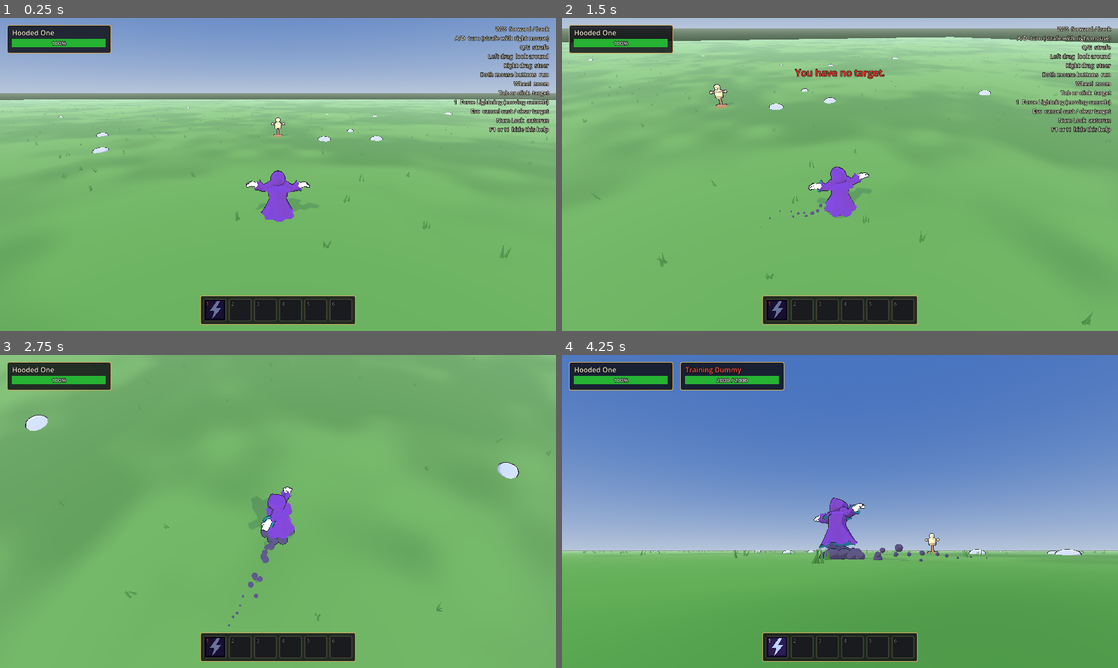
Above: before the commit, frames 1-4 (two rows, left to right).
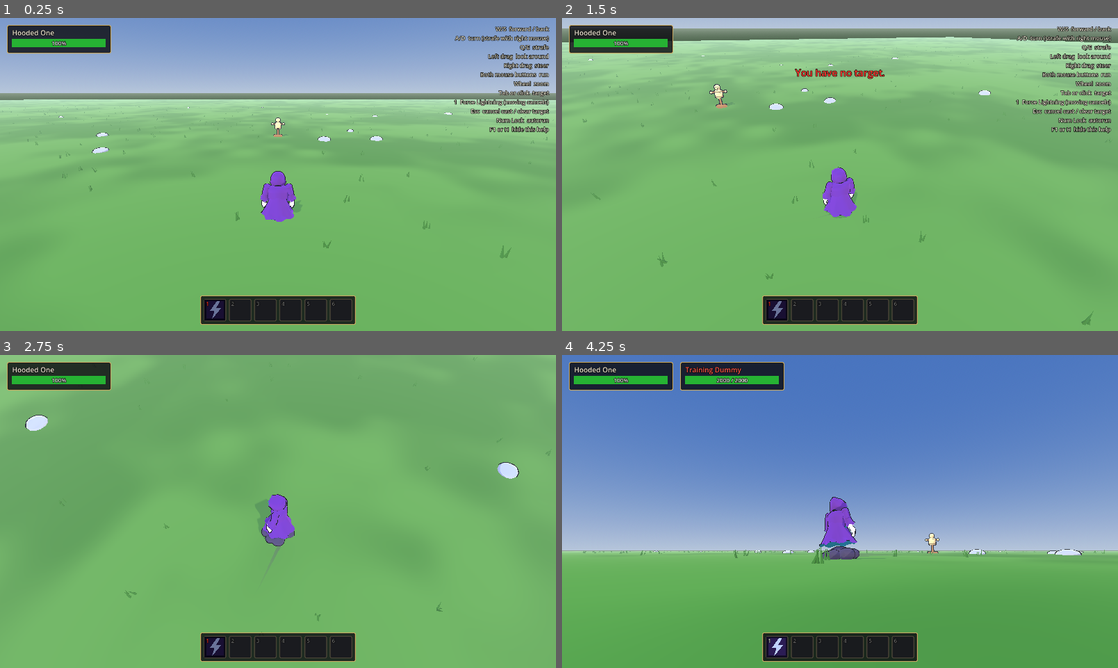
Above: after the commit, the same moments.

Repository: Kmad666/tab-target-test
Game: Godot game, scene res://scenes/main.tscn
The game is run twice, just before and just after one commit, with the same random seed, the same clock (stepped at 60 frames per second) and the same inputs.
Inputs (mouse positions are in pixels of both pictures, inside the frame that each line leads up to):
- Up to frame 1 (0.25 s): no input
- Up to frame 2 (1.5 s): tap Enter at 0.5 s; move the mouse to (962, 158) at 0.52 s; hold E (strafe_right) 0.53-1.25 s; hold 1 (spell_1) 0.53-1.25 s; click (962, 158) at 0.67 s; drag from (728, 190) to (812, 237) at 1.27 s
- Up to frame 3 (2.75 s): move the mouse to (333, 442) at 2.02 s; hold E (strafe_right) from 2.03 s (still down); tap H at 2.1 s
- Up to frame 4 (4.25 s): release E (strafe_right) at 2.75 s; drag from (812, 574) to (673, 464) at 2.77 s; move the mouse to (1006, 558) at 3.52 s; hold Q (strafe_left) from 3.53 s (still down); hold Tab (target_next) from 3.53 s (still down)

The runs differ from the first frame. In frame 1, 0.3% of the frame differs, in the area x 44-56%, y 48-62%; in frame 2, 0.3%; in frame 3, 0.4%; in frame 4, 0.6%, in the area x 45-77%, y 45-66%.

Commit message:
Refine the sorcerer: static cloud, tattered hood, relaxed pose
- Hover cloud is now one merged, still mesh with a thin fading trail
  instead of animated puffs and particles
- Hood face area is solid black; the opening has a ragged edge with a
  tattered teal lining
- Removed the shoulder shawl; broader shoulders and arms set wider so
  the casting arm clears the body and hood
- Idle pose is now relaxed with arms at the sides

Co-Authored-By: Claude Opus 5.5 <noreply@anthropic.com>
Claude-Session: https://claude.ai/code/session_01EAoqZAyhY1NZjNSUqSEYbL

Diff:
--- /dev/null
+++ b/scripts/cloud_trail.gd
@@ -0,0 +1,66 @@
+class_name CloudTrail
+extends MeshInstance3D
+## A thin wispy ribbon left behind the hover cloud. It records a few recent positions
+## of `source` and draws one camera-facing strip through them that thins and fades out.
+
+const LIFETIME := 0.45
+const SPACING := 0.12
+
+var source: Node3D
+var emitting := false
+var width := 0.1
+var color := Color(0.4, 0.34, 0.5, 0.45)
+
+var _points: Array = []          # each entry: [position: Vector3, age: float]
+var _im := ImmediateMesh.new()
+var _mat := StandardMaterial3D.new()
+
+
+func _ready() -> void:
+	top_level = true
+	global_transform = Transform3D.IDENTITY
+	mesh = _im
+	cast_shadow = GeometryInstance3D.SHADOW_CASTING_SETTING_OFF
+	_mat.shading_mode = BaseMaterial3D.SHADING_MODE_UNSHADED
+	_mat.transparency = BaseMaterial3D.TRANSPARENCY_ALPHA
+	_mat.vertex_color_use_as_albedo = true
+	_mat.cull_mode = BaseMaterial3D.CULL_DISABLED
+
+
+func _process(delta: float) -> void:
+	for p in _points:
+		p[1] += delta
+	while not _points.is_empty() and _points[0][1] > LIFETIME:
+		_points.pop_front()
+	var head := Vector3.ZERO
+	if emitting and source != null:
+		head = source.global_position
+		if _points.is_empty() or (_points[-1][0] as Vector3).distance_to(head) > SPACING:
+			_points.append([head, 0.0])
+
+	_im.clear_surfaces()
+	var pts := _points.duplicate()
+	if emitting and source != null:
+		pts.append([head, 0.0])
+	if pts.size() < 2:
+		return
+	var cam := get_viewport().get_camera_3d()
+	if cam == null:
+		return
+	_im.surface_begin(Mesh.PRIMITIVE_TRIANGLE_STRIP, _mat)
+	var n := pts.size()
+	for i in n:
+		var p: Vector3 = pts[i][0]
+		var life := 1.0 - clampf(pts[i][1] / LIFETIME, 0.0, 1.0)
+		var seg: Vector3 = (pts[mini(i + 1, n - 1)][0] - pts[maxi(i - 1, 0)][0])
+		if seg.length_squared() < 1e-6:
+			seg = Vector3.FORWARD
+		var side := seg.normalized().cross((cam.global_position - p).normalized()).normalized()
+		var w := width * life
+		var c := color
+		c.a *= life
+		_im.surface_set_color(c)
+		_im.surface_add_vertex(p + side * w)
+		_im.surface_set_color(c)
+		_im.surface_add_vertex(p - side * w)
+	_im.surface_end()
--- a/scripts/player.gd
+++ b/scripts/player.gd
@@ -41,8 +41,7 @@
 var _hood: Node3D
 var _arms := {}
 var _cloud_root: Node3D
-var _puffs: Array = []
-var _cloud: CPUParticles3D
+var _trail: CloudTrail
 var _eye_mat: StandardMaterial3D
 
 
@@ -244,6 +243,7 @@
 const ROBE_COLOR := Color(0.36, 0.14, 0.55)
 const LINING_COLOR := Color(0.06, 0.42, 0.5)
 const EYE_COLOR := Color(1.0, 0.1, 0.05)
+const SHOULDER_X := 0.46
 
 
 func _process(delta: float) -> void:
@@ -254,15 +254,15 @@
 	var cb := smoothstep(0.0, 1.0, _cast_blend)
 	var hv := smoothstep(0.0, 1.0, _hover)
 
-	# Slightly stooped, scheming posture; leans in while casting.
+	# Slightly stooped; leans in while casting.
 	var breath := sin(_t * 1.6)
-	var lean := lerpf(0.14, 0.3, cb)
+	var lean := lerpf(0.12, 0.28, cb)
 	_torso.rotation.x = -(lean + breath * 0.02)
 	_hood.rotation.x = lean * 0.55 + breath * 0.015
-	_hood.rotation.z = sin(_t * 0.7) * 0.07 * (1.0 - cb)
-
-	# Hover on the dark cloud while moving.
-	_body.position.y = hv * 0.5 + sin(_t * 2.4) * 0.05 * hv
+	_hood.rotation.z = sin(_t * 0.7) * 0.05 * (1.0 - cb)
+
+	# Ride the cloud while moving. The cloud itself is one static mesh that just grows in.
+	_body.position.y = hv * 0.5
 	var k := 1.0 - exp(-6.0 * delta)
 	_lean_fwd = lerpf(_lean_fwd, -_move_local.z, k)
 	_lean_side = lerpf(_lean_side, _move_local.x, k)
@@ -270,17 +270,13 @@
 	_model.rotation.z = -0.12 * _lean_side * hv
 	_cloud_root.visible = _hover > 0.01
 	_cloud_root.scale = Vector3.ONE * maxf(hv, 0.001)
-	_cloud_root.rotation.y += delta * 1.2
-	for i in _puffs.size():
-		var puff: MeshInstance3D = _puffs[i]
-		puff.scale = puff.get_meta("base") * (1.0 + 0.13 * sin(_t * 3.2 + i * 1.7))
-	_cloud.emitting = _hover > 0.05
+	_trail.emitting = _hover > 0.5
 
 	# Eyes burn brighter while casting.
 	var eye_energy := lerpf(2.5, 5.0, cb) + sin(_t * 30.0) * 0.5 * cb
 	_eye_mat.albedo_color = EYE_COLOR * eye_energy
 
-	# Arms: "behold" pose with wiggling fingers; right hand points at the target when casting.
+	# Arms: relaxed at his sides; right hand points at the target when casting.
 	var aim_pitch := 0.0
 	var right: Dictionary = _arms["right"]
 	if is_instance_valid(target) and target.has_method("get_hit_point"):
@@ -294,28 +290,29 @@
 		var cast: Dictionary
 		if side_name == "right":
 			var tremble := sin(_t * 41.0) * 0.02
-			cast = {"sh": Vector3(PI / 2.0 + lean + aim_pitch + tremble, 0.0, -0.1),
-					"el": Vector3(0.04, 0.0, 0.0), "wr": Vector3(0.05, 0.0, 0.0),
+			cast = {"sh": Vector3(PI / 2.0 + lean + aim_pitch + tremble, 0.0, 0.14),
+					"el": Vector3(0.04, 0.0, -0.14), "wr": Vector3(0.05, 0.0, 0.0),
 					"idx": 0.0, "fing": 1.5, "th": 0.9}
 		else:
+			# Off hand curls into a fist, slightly raised.
 			cast = idle.duplicate()
-			cast["sh"] += Vector3(0.1, 0.0, 0.12)
-			cast["el"] += Vector3(0.0, 0.0, 0.2)
-			cast["idx"] = 1.0
-			cast["fing"] = 1.2
+			cast["sh"] += Vector3(0.2, 0.0, 0.05)
+			cast["el"] += Vector3(0.55, 0.0, 0.0)
+			cast["idx"] = 1.3
+			cast["fing"] = 1.4
+			cast["th"] = 0.9
 		_apply_arm(arm, _blend_pose(idle, cast, cb))
 
 
 func _idle_pose(phase: float) -> Dictionary:
 	var sway := sin(_t * 1.6 + phase)
-	var wiggle := _t * 3.0 + phase
 	return {
-		"sh": Vector3(0.3 + sway * 0.03, 0.0, 1.0 + sway * 0.04),
-		"el": Vector3(0.3, 0.0, 0.95),
-		"wr": Vector3(-0.15, -1.35, 0.25 + sway * 0.05),
-		"idx": 0.25 + 0.2 * sin(wiggle),
-		"fing": 0.45 + 0.2 * sin(wiggle + 0.9),
-		"th": 0.25,
+		"sh": Vector3(0.1 + sway * 0.02, 0.0, 0.2),
+		"el": Vector3(0.35 + sway * 0.02, 0.0, -0.04),
+		"wr": Vector3(0.12, -1.2, 0.0),
+		"idx": 0.4,
+		"fing": 0.55,
+		"th": 0.3,
 	}
 
 
@@ -359,35 +356,30 @@
 	Toon.add(_body, Toon.lathe([Vector2(0.68, 0.0), Vector2(0.65, 0.07), Vector2(0.55, 0.26),
 			Vector2(0.44, 0.5), Vector2(0.35, 0.7), Vector2(0.3, 0.88)], 32, 7, 0.09), robe)
 
-	# Upper body pivots at the waist.
+	# Upper body pivots at the waist. Wide x scale gives broad, rounded shoulders.
 	_torso = Toon.pivot(_body, Vector3(0, 0.82, 0))
-	Toon.add(_torso, Toon.lathe([Vector2(0.3, -0.04), Vector2(0.31, 0.2), Vector2(0.3, 0.36),
-			Vector2(0.22, 0.46), Vector2(0.12, 0.5)], 24), robe, Vector3.ZERO, Vector3.ZERO, Vector3(1.22, 1, 1))
-	# Shoulder mantle that drapes down from the hood.
-	Toon.add(_torso, Toon.lathe([Vector2(0.5, 0.25), Vector2(0.45, 0.35), Vector2(0.32, 0.45),
-			Vector2(0.18, 0.5)], 32, 8, 0.06), robe, Vector3.ZERO, Vector3.ZERO, Vector3(1.15, 1, 1.05))
-	# Gold clasp with a red gem.
-	Toon.add(_torso, Toon.torus(0.035, 0.062, 18, 8), gold, Vector3(0, 0.43, -0.4), Vector3(PI / 2.0 - 0.5, 0, 0))
-	Toon.add(_torso, Toon.ball(0.036, 12, 8), gem, Vector3(0, 0.43, -0.41))
-
-	# Deep hood, opening forward. The inside is pure black, so the face is a void.
+	Toon.add(_torso, Toon.lathe([Vector2(0.3, -0.04), Vector2(0.31, 0.2), Vector2(0.31, 0.36),
+			Vector2(0.25, 0.46), Vector2(0.13, 0.52)], 24), robe, Vector3.ZERO, Vector3.ZERO, Vector3(1.38, 1, 1))
+	# Gold clasp with a red gem at the collar.
+	Toon.add(_torso, Toon.torus(0.03, 0.055, 18, 8), gold, Vector3(0, 0.42, -0.285), Vector3(PI / 2.0 - 0.35, 0, 0))
+	Toon.add(_torso, Toon.ball(0.032, 12, 8), gem, Vector3(0, 0.42, -0.295))
+
+	# Deep hood, opening forward, with a ragged, tattered edge.
 	_hood = Toon.pivot(_torso, Vector3(0, 0.74, -0.02))
 	var hood_mat := Toon.outlined(Toon.mat(ROBE_COLOR, {"use_inner": true, "inner_color": Color(0, 0, 0)}))
-	var peak := func(v: Vector3) -> Vector3:
-		var w := Vector3(v.x, v.z, -v.y)          # turn the cup to open toward -Z (forward)
-		var t := clampf(w.y / 0.29, 0.0, 1.0) * clampf(w.z / 0.29, 0.0, 1.0)
-		t *= t
-		w.y += t * 0.24
-		w.z += t * 0.2
-		if w.y < 0.0:
-			w.x *= 1.0 + 0.4 * clampf(-w.y / 0.29, 0.0, 1.0)
-		return w
+	var shell := func(v: Vector3) -> Vector3: return _hood_shape(v, 0.0, 1.0)
 	Toon.add(_hood, Toon.lathe([Vector2(0.0, -0.3), Vector2(0.15, -0.27), Vector2(0.25, -0.17),
-			Vector2(0.29, -0.04), Vector2(0.29, 0.09), Vector2(0.25, 0.21), Vector2(0.21, 0.3)], 26, 0, 0.0, peak),
-			hood_mat, Vector3.ZERO, Vector3.ZERO, Vector3(1.0, 1.08, 1.0))
-	# Thick rolled rim around the opening.
-	Toon.add(_hood, Toon.torus(0.19, 0.25, 26, 8), robe, Vector3(0, 0, -0.3), Vector3(PI / 2.0, 0, 0), Vector3(1.0, 1.0, 1.1))
-	# Angry red eyes deep inside.
+			Vector2(0.29, -0.04), Vector2(0.29, 0.09), Vector2(0.25, 0.21), Vector2(0.23, 0.26),
+			Vector2(0.21, 0.3)], 26, 0, 0.0, shell), hood_mat, Vector3.ZERO, Vector3.ZERO, Vector3(1.0, 1.08, 1.0))
+	# Tattered teal lining just inside the edge; its rags poke out between the outer ones.
+	var lining_mat := Toon.outlined(Toon.mat(LINING_COLOR, {"shade": Color(0.45, 0.5, 0.7)}))
+	var rag := func(v: Vector3) -> Vector3: return _hood_shape(v, 0.5, 1.25)
+	Toon.add(_hood, Toon.lathe([Vector2(0.235, 0.19), Vector2(0.215, 0.25), Vector2(0.195, 0.29)],
+			26, 0, 0.0, rag), lining_mat, Vector3.ZERO, Vector3.ZERO, Vector3(1.0, 1.08, 1.0))
+	# Solid black "head" so the whole face area reads as a void.
+	Toon.add(_hood, Toon.ball(0.22, 16, 10), Toon.unshaded(Color.BLACK), Vector3(0, -0.06, 0.06),
+			Vector3.ZERO, Vector3(1.05, 1.3, 1.0))
+	# Angry red eyes.
 	for side in [1.0, -1.0]:
 		Toon.add(_hood, Toon.ball(0.035, 12, 8), _eye_mat, Vector3(0.075 * side, 0.0, -0.17),
 				Vector3(0, 0, 0.4 * side), Vector3(1.7, 0.75, 0.5))
@@ -397,17 +389,36 @@
 	_build_cloud()
 
 
-## One arm: puffy upper sleeve, wide bell sleeve with lining, big white cartoon glove.
+## Shapes a hood vertex: turns the cup to face forward, pulls up a pointed tip at the back,
+## and cuts jagged rag teeth into the front edge. phase/scale vary the teeth per layer.
+func _hood_shape(v: Vector3, phase: float, jag_scale: float) -> Vector3:
+	var edge := clampf((v.y - 0.19) / 0.11, 0.0, 1.0)
+	if edge > 0.0:
+		var u := atan2(v.x, v.z) / TAU * 13.0 + phase
+		var tri := absf(fposmod(u, 1.0) * 2.0 - 1.0)
+		var rnd := fposmod(sin(floorf(u) * 12.9898 + phase * 7.0) * 43758.5453, 1.0)
+		v.y += tri * (0.03 + 0.06 * rnd) * edge * jag_scale
+	var w := Vector3(v.x, v.z, -v.y)          # opening now faces -Z (forward)
+	var t := clampf(w.y / 0.29, 0.0, 1.0) * clampf(w.z / 0.29, 0.0, 1.0)
+	t *= t
+	w.y += t * 0.24
+	w.z += t * 0.2
+	if w.y < 0.0:
+		w.x *= 1.0 + 0.4 * clampf(-w.y / 0.29, 0.0, 1.0)
+	return w
+
+
+## One arm: puffy upper sleeve, bell sleeve with lining, big white cartoon glove.
 ## side = 1 for right, -1 for left.
 func _build_arm(side: float, robe: Material, glove: Material) -> Dictionary:
-	var shoulder := Toon.pivot(_torso, Vector3(0.34 * side, 0.5, 0.02))
-	Toon.add(shoulder, Toon.ball(0.15, 16, 10), robe, Vector3.ZERO, Vector3.ZERO, Vector3(1, 0.9, 1))
+	var shoulder := Toon.pivot(_torso, Vector3(SHOULDER_X * side, 0.44, 0.02))
+	Toon.add(shoulder, Toon.ball(0.14, 16, 10), robe, Vector3(-0.02 * side, 0, 0), Vector3.ZERO, Vector3(1, 0.85, 1))
 	Toon.add(shoulder, Toon.cyl(0.12, 0.13, 0.3, 16), robe, Vector3(0, -0.15, 0))
 	var elbow := Toon.pivot(shoulder, Vector3(0, -0.31, 0))
 	Toon.add(elbow, Toon.ball(0.13, 16, 10), robe)
-	Toon.add(elbow, Toon.lathe([Vector2(0.23, -0.34), Vector2(0.18, -0.24), Vector2(0.145, -0.12),
+	Toon.add(elbow, Toon.lathe([Vector2(0.2, -0.32), Vector2(0.165, -0.22), Vector2(0.14, -0.11),
 			Vector2(0.125, 0.0)], 24, 5, 0.08), robe)
-	var wrist := Toon.pivot(elbow, Vector3(0, -0.33, 0))
+	var wrist := Toon.pivot(elbow, Vector3(0, -0.31, 0))
 	var hand := Toon.pivot(wrist)
 	hand.scale = Vector3.ONE * 1.3
 
@@ -432,40 +443,25 @@
 			"thumb": thumb, "side": side}
 
 
-## A cartoon storm cloud he rides on while moving.
+## The storm cloud he rides: all puffs merged into one still mesh (one draw, no animation),
+## plus a thin trail that streams out behind while moving.
 func _build_cloud() -> void:
 	var cloud_mat := Toon.outlined(Toon.mat(Color(0.24, 0.2, 0.32), {"shade": Color(0.5, 0.45, 0.7), "rim_strength": 0.5}))
 	_cloud_root = Toon.pivot(_model, Vector3(0, 0.12, 0))
 	_cloud_root.visible = false
-	var puff_mesh := Toon.ball(0.3, 14, 8)
+	var puff := Toon.ball(0.3, 14, 8)
 	var spots := [Vector3(0, 0.02, 0), Vector3(0.45, 0, 0.1), Vector3(-0.42, 0, 0.18), Vector3(0.15, 0, 0.48),
 			Vector3(-0.2, 0, -0.45), Vector3(0.38, 0.02, -0.32), Vector3(-0.5, 0.02, -0.15), Vector3(0.0, -0.08, 0.0)]
 	var sizes := [1.4, 1.0, 0.95, 0.85, 0.9, 0.8, 0.75, 1.2]
+	var st := SurfaceTool.new()
 	for i in spots.size():
-		var base: Vector3 = Vector3(1.0, 0.75, 1.0) * sizes[i]
-		var puff := Toon.add(_cloud_root, puff_mesh, cloud_mat, spots[i], Vector3.ZERO, base)
-		puff.set_meta("base", base)
-		_puffs.append(puff)
-
-	# Small puffs that trail behind.
-	_cloud = CPUParticles3D.new()
-	_cloud.amount = 24
-	_cloud.lifetime = 0.9
-	_cloud.local_coords = false
-	_cloud.mesh = Toon.ball(0.13, 10, 6)
-	_cloud.material_override = Toon.mat(Color(0.24, 0.2, 0.32), {"shade": Color(0.5, 0.45, 0.7)})
-	_cloud.emission_shape = CPUParticles3D.EMISSION_SHAPE_SPHERE
-	_cloud.emission_sphere_radius = 0.45
-	_cloud.direction = Vector3(0, 1, 0)
-	_cloud.spread = 60.0
-	_cloud.initial_velocity_min = 0.2
-	_cloud.initial_velocity_max = 0.6
-	_cloud.gravity = Vector3.ZERO
-	_cloud.scale_amount_min = 0.8
-	_cloud.scale_amount_max = 1.6
-	var curve := Curve.new()
-	curve.add_point(Vector2(0.0, 1.0))
-	curve.add_point(Vector2(1.0, 0.0))
-	_cloud.scale_amount_curve = curve
-	_cloud.emitting = false
-	_cloud_root.add_child(_cloud)
+		var b := Basis.from_scale(Vector3(1.0, 0.75, 1.0) * sizes[i])
+		st.append_from(puff, 0, Transform3D(b, spots[i]))
+	Toon.add(_cloud_root, st.commit(), cloud_mat)
+
+	var trail_point := Marker3D.new()
+	trail_point.position = Vector3(0, 0.05, 0.35)
+	_cloud_root.add_child(trail_point)
+	_trail = CloudTrail.new()
+	_trail.source = trail_point
+	add_child(_trail)
Not shown, added: scripts/cloud_trail.gd.uid
Not shown, changed: README.md
